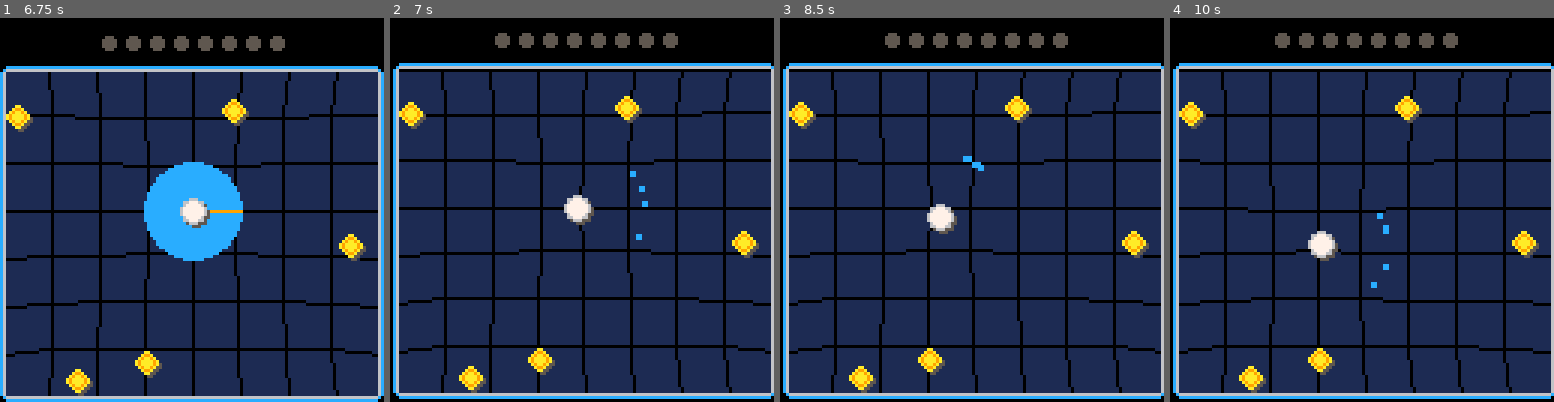
Above: before the commit, frames 1-4 (left to right).
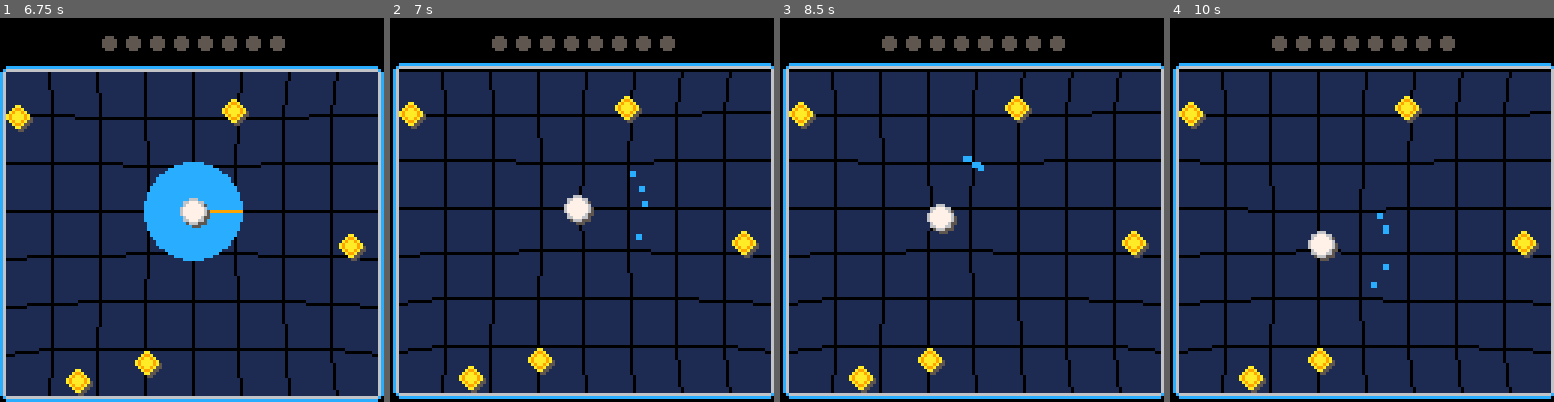
Above: after the commit, the same moments.

Repository: tesselode/netty
Game: PICO-8 cartridge netty.p8
Same seed, same stepped clock (60 frames per second), same inputs: the game is played once before the commit and once after it.
Inputs:
- Up to frame 1 (6.75 s): tap O (Z key) at 0.33, 1.07, 2.22, 3.72, 5.22, 6.72 s; tap Down at 0.7 s; tap X (X key) at 1.43, 2.07, 2.82, 3.57, 4.32, 5.07, 5.82, 6.57 s; hold Up 1.97-2.63 s; hold Right 2.68-3.02 s; hold Down 3.07-3.73 s; hold Left 3.78-4.12 s; hold Up 4.17-4.5 s; hold Left 4.55-5.05 s; hold Right 5.1-5.93 s; hold Up 5.98-6.65 s; hold Right from 6.7 s (still down)
- Up to frame 2 (7 s): keep holding Right
- Up to frame 3 (8.5 s): release Right at 7.03 s; hold Down 7.08-7.75 s; tap X (X key) at 7.32, 8.07 s; hold Left 7.8-8.13 s; hold Up from 8.18 s (still down); tap O (Z key) at 8.22 s
- Up to frame 4 (10 s): release Up at 8.52 s; hold Left 8.57-9.07 s; tap X (X key) at 8.82, 9.57 s; hold Right 9.12-9.95 s; tap O (Z key) at 9.72 s

Frame 1 is identical in both runs. In frame 2, 0.7% of the frame differs, in the area x 26-75%, y 3-9%; in frame 3, 0.7%; in frame 4, 0.7%.

Commit message:
remove unnecessary code

Diff:
--- a/netty.p8
+++ b/netty.p8
@@ -1110,9 +1110,6 @@
  for e in all(effects) do
   e:draw()
  end
-
- -- draw hud
- if gametype == 3 then return false end
 
  camera()
 end
